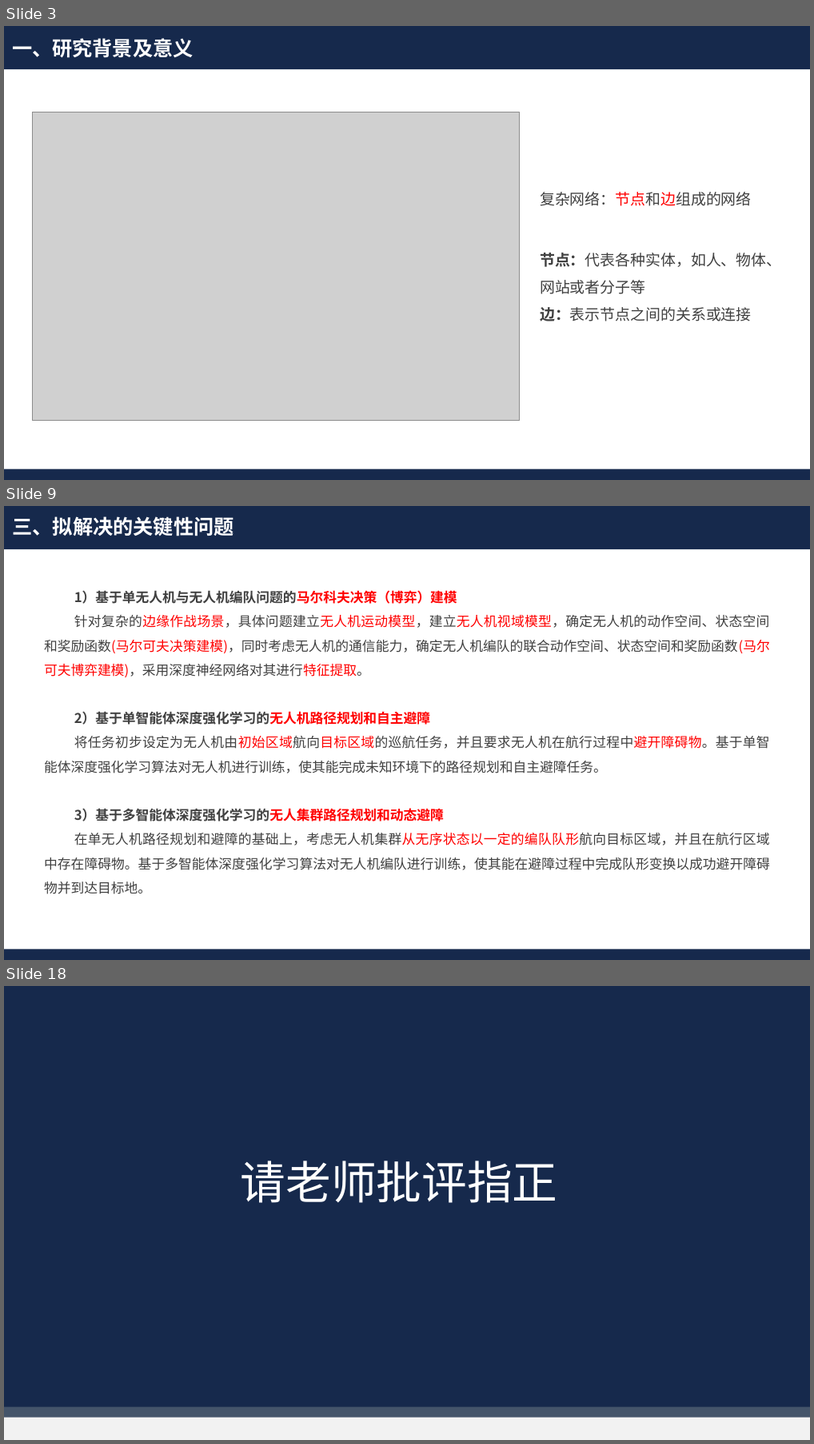
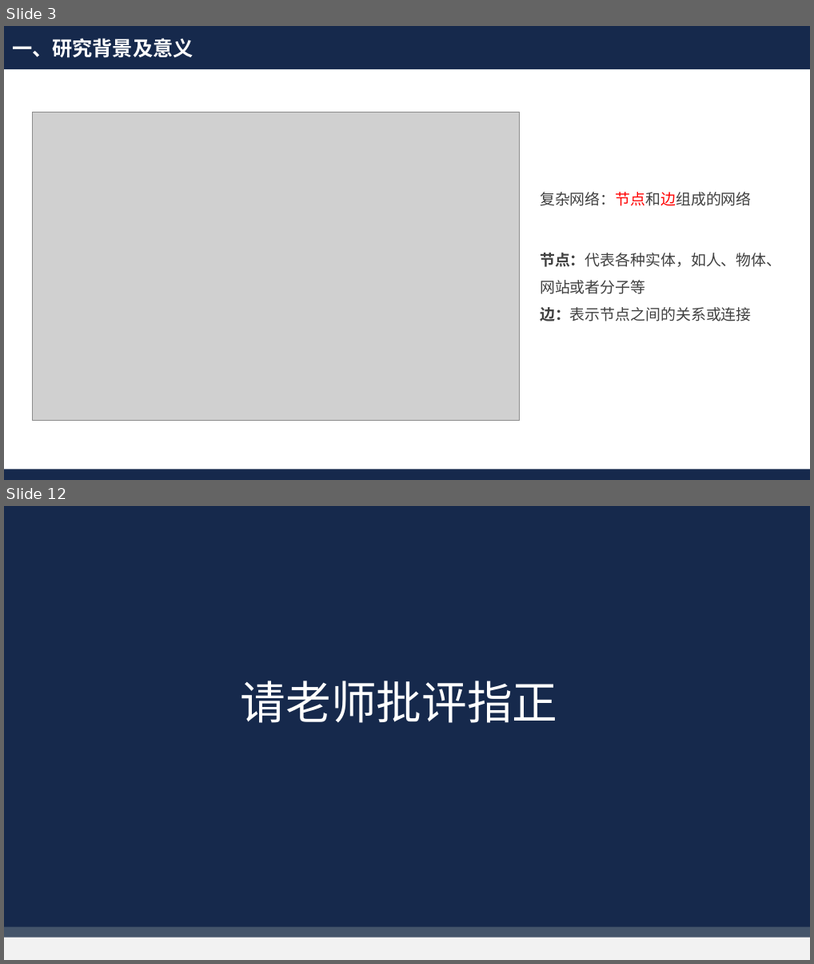
Before and after one commit to Akihi7777/day-day-up, a slide deck: 毕业近在咫尺/开题答辩.pptx. Shown one above the other, each under a label of ours: slides 3, 9 and 18 before the commit, slides 3 and 12 after it; the slides between them are not shown. The pictures are 814x1444 and 814x964 pixels, drawn with LibreOffice and Linux fonts; fonts in the diff are those of the drawing; grey boxes stand for pictures; background and template pictures are left out. Boxes give left, top, right and bottom in pixels: in the first picture for what was removed or moved away, otherwise in the second. Text is boxed around its words. In the diff, an @@ line names an element or a change of style, - is before the commit and + after.

```diff
--- a/毕业近在咫尺/开题答辩.pptx
+++ b/毕业近在咫尺/开题答辩.pptx
@@ slide 9 removed at [4, 506, 810, 960], background #FFFFFF; not listed: 2 template elements that a slide beside it also shows @@
@@ text removed at [13, 516, 234, 536] @@
-三、拟解决的关键性问题
@@ text removed at [44, 590, 770, 894] @@
-1）基于单无人机与无人机编队问题的马尔科夫决策（博弈）建模
-针对复杂的边缘作战场景，具体问题建立无人机运动模型，建立无人机视域模型，确定无人机的动作空间、状态空间和奖励函数(马尔可夫决策建模)，同时考虑无人机的通信能力，确定无人机编队的联合动作空间、状态空间和奖励函数(马尔可夫博弈建模)，采用深度神经网络对其进行特征提取。
-2）基于单智能体深度强化学习的无人机路径规划和自主避障
-将任务初步设定为无人机由初始区域航向目标区域的巡航任务，并且要求无人机在航行过程中避开障碍物。基于单智能体深度强化学习算法对无人机进行训练，使其能完成未知环境下的路径规划和自主避障任务。
-3）基于多智能体深度强化学习的无人集群路径规划和动态避障
-在单无人机路径规划和避障的基础上，考虑无人机集群从无序状态以一定的编队队形航向目标区域，并且在航行区域中存在障碍物。基于多智能体深度强化学习算法对无人机编队进行训练，使其能在避障过程中完成队形变换以成功避开障碍物并到达目标地。
@@ what was slide 18 is now slide 12 @@
```
Also in this commit, not shown: 7 slides changed, 5 slides added, 8 other slides removed, 1 other file.
